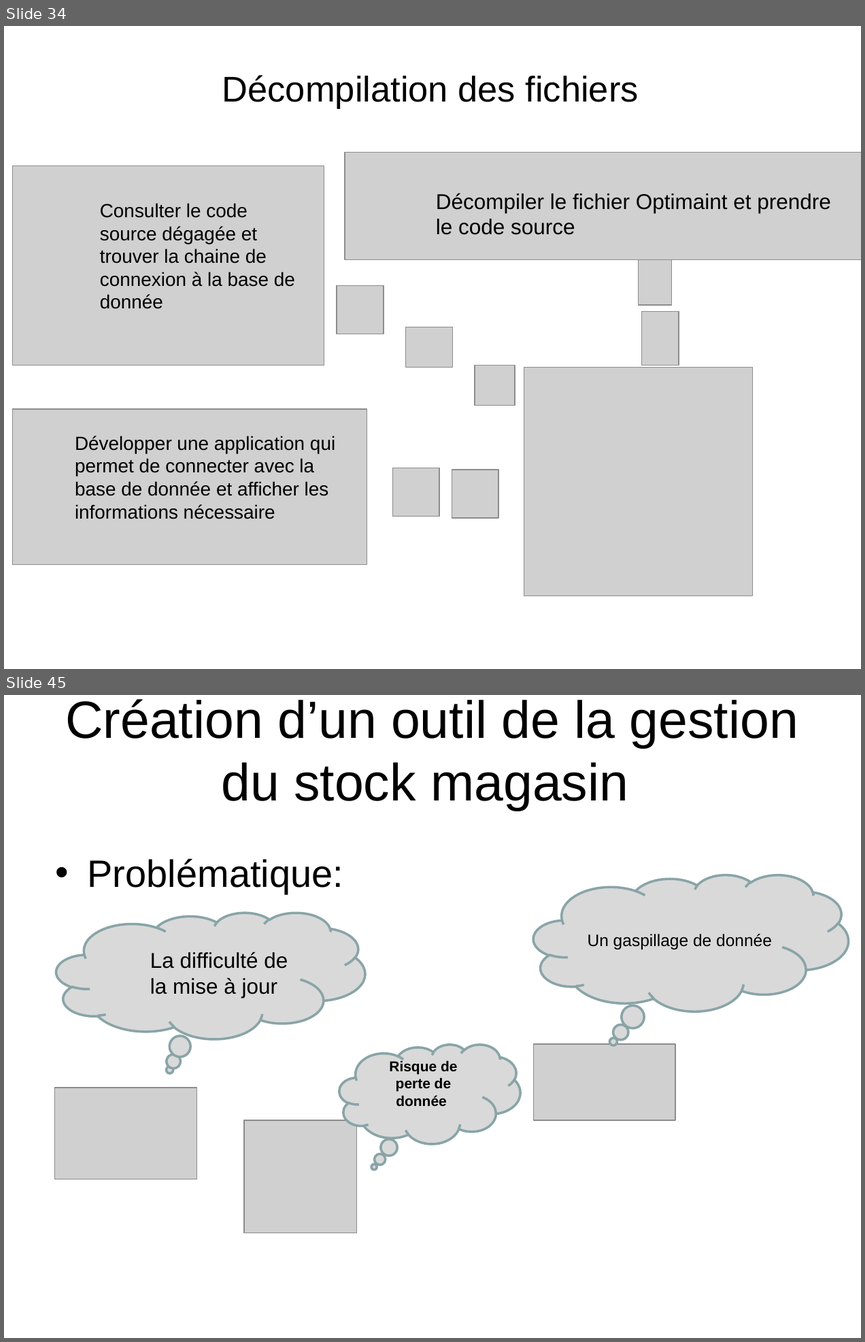
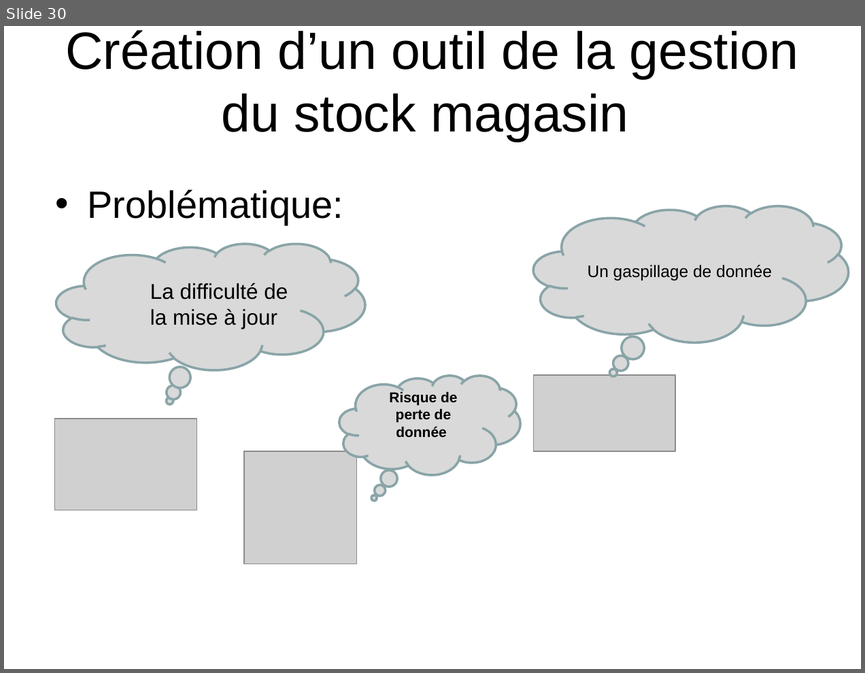
Before and after one commit to HabibAroua/Criminel_dep, a slide deck: documentation/presentation/P1/2734.ppt. Shown one above the other, each under a label of ours: slides 34 and 45 before the commit, slide 30 after it; the slides between them are not shown. The pictures are 865x1342 and 865x673 pixels, drawn with LibreOffice and Linux fonts; fonts in the diff are those of the drawing; grey boxes stand for pictures; background and template pictures are left out. Boxes give left, top, right and bottom in pixels: in the first picture for what was removed or moved away, otherwise in the second. Text is boxed around its words. In the diff, an @@ line names an element or a change of style, - is before the commit and + after.

```diff
--- a/documentation/presentation/P1/2734.ppt
+++ b/documentation/presentation/P1/2734.ppt
@@ slide 34 removed at (x1=4, y1=26, x2=861, y2=669), background picture (left out) @@
@@ text removed at (x1=222, y1=75, x2=638, y2=109) @@
-Décompilation des fichiers
@@ picture removed at (x1=13, y1=165, x2=324, y2=365) @@
@@ picture removed at (x1=345, y1=152, x2=861, y2=260) @@
@@ text removed at (x1=100, y1=203, x2=295, y2=309) @@
-Consulter le code source dégagée et trouver la chaine de connexion à la base de donnée
@@ text removed at (x1=436, y1=193, x2=831, y2=235) @@
-Décompiler le fichier Optimaint et prendre le code source
@@ picture removed at (x1=638, y1=257, x2=672, y2=305) @@
@@ picture removed at (x1=337, y1=286, x2=383, y2=333) @@
@@ picture removed at (x1=406, y1=327, x2=453, y2=367) @@
@@ picture removed at (x1=641, y1=312, x2=679, y2=365) @@
@@ picture removed at (x1=475, y1=365, x2=515, y2=405) @@
@@ picture removed at (x1=524, y1=367, x2=753, y2=596) @@
@@ picture removed at (x1=13, y1=409, x2=367, y2=564) @@
@@ text removed at (x1=75, y1=435, x2=335, y2=519) @@
-Développer une application qui permet de connecter avec la base de donnée et afficher les informations nécessaire
@@ picture removed at (x1=392, y1=467, x2=439, y2=515) @@
@@ picture removed at (x1=451, y1=469, x2=498, y2=517) @@
@@ what was slide 45 is now slide 30 @@
```
Also in this commit, not shown: 2 slides changed, 9 slides added, 42 other slides removed.
